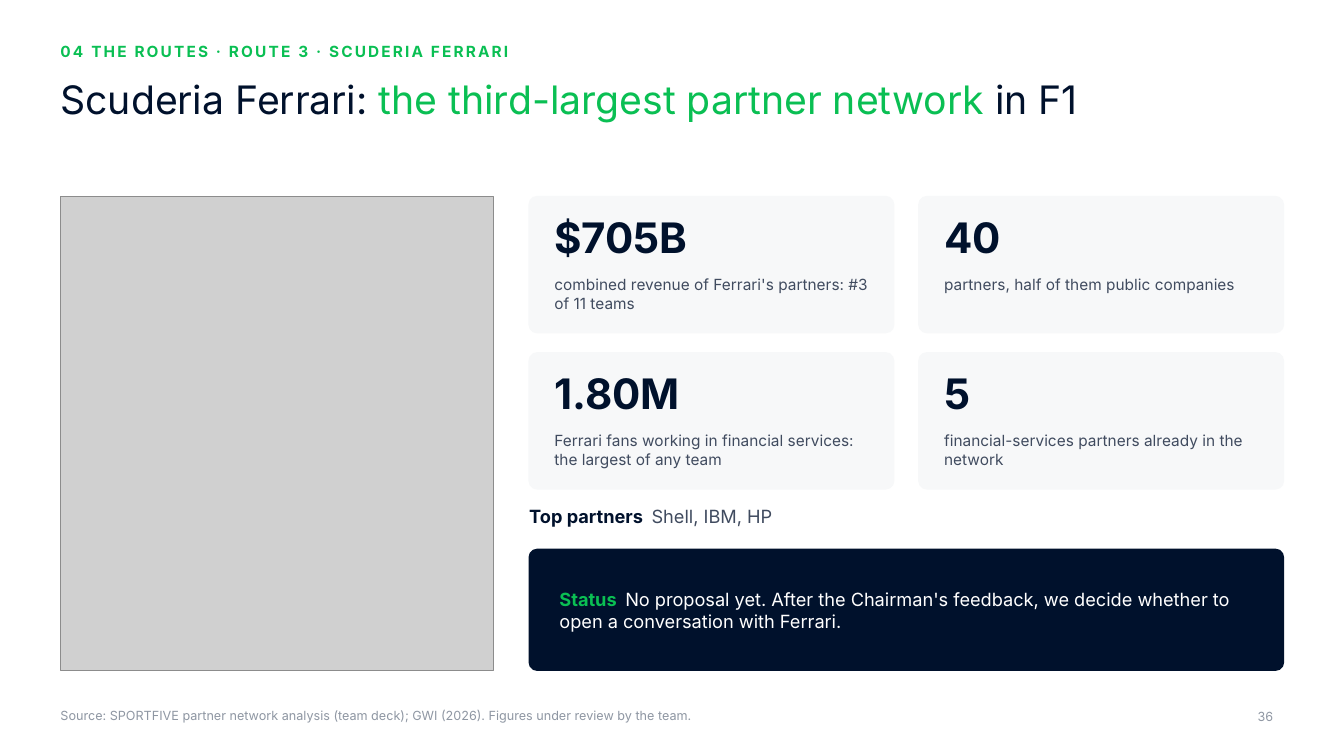
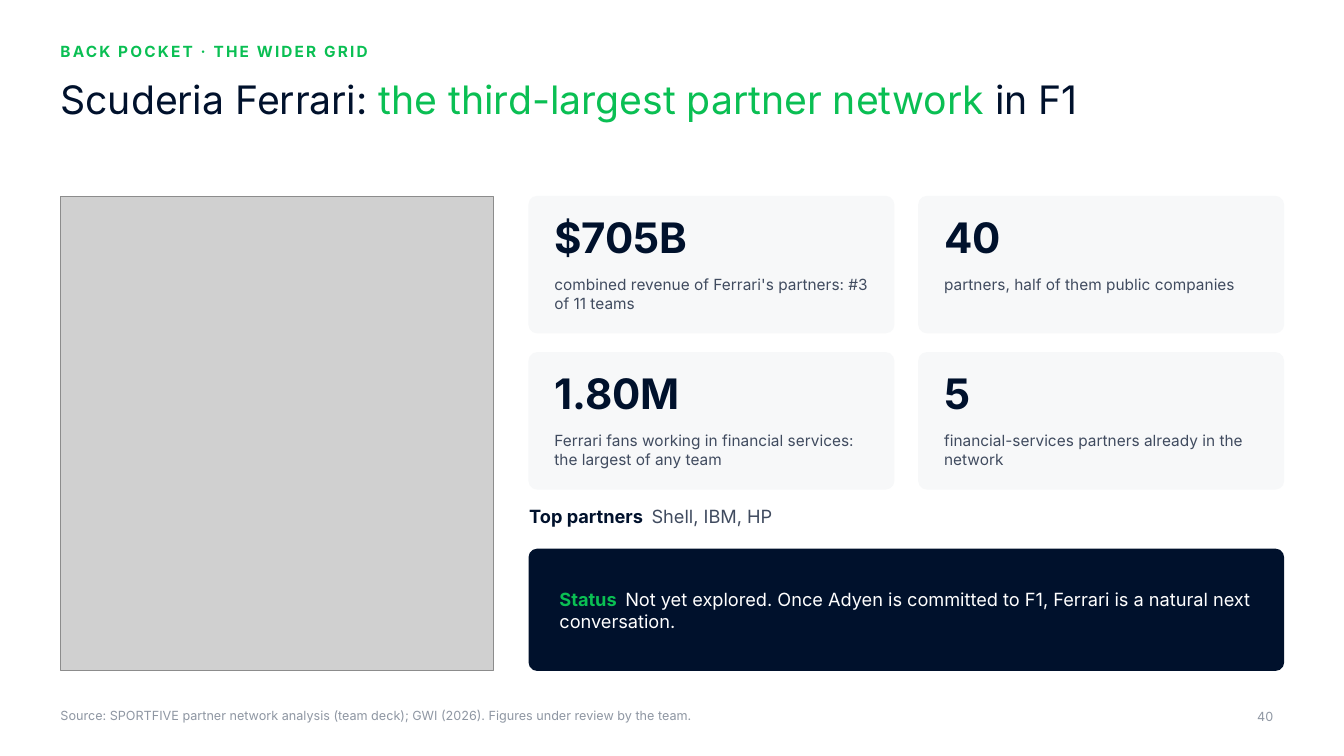
Before and after one commit to rahulgopalan42/rg42, a slide deck: slide 40 of adyen-f1-deck/Adyen x F1 - Chairman deck.pptx (slide 36 before the commit). Drawn at 1344x756 pixels with LibreOffice and Linux fonts; fonts in the diff are those of the drawing; grey boxes stand for pictures; background and template pictures are left out. Boxes give left, top, right and bottom in pixels: in the first picture for what was removed or moved away, otherwise in the second. Text is boxed around its words. In the diff, an @@ line names an element or a change of style, - is before the commit and + after.

```diff
--- a/adyen-f1-deck/Adyen x F1 - Chairman deck.pptx
+++ b/adyen-f1-deck/Adyen x F1 - Chairman deck.pptx
@@ text at bbox=[60, 45, 508, 57]: text changed @@
-04 THE ROUTES · ROUTE 3 · SCUDERIA FERRARI
+BACK POCKET · THE WIDER GRID
@@ text at bbox=[559, 592, 1250, 629]: text changed @@
-Status No proposal yet. After the Chairman's feedback, we decide whether to open a conversation with Ferrari.
+Status Not yet explored. Once Adyen is committed to F1, Ferrari is a natural next conversation.
@@ page number at bbox=[1257, 712, 1273, 721]: text changed @@
-36
+40
```
Also in this commit, not shown: 19 other slides changed, 1 slide added, 8 other files.
